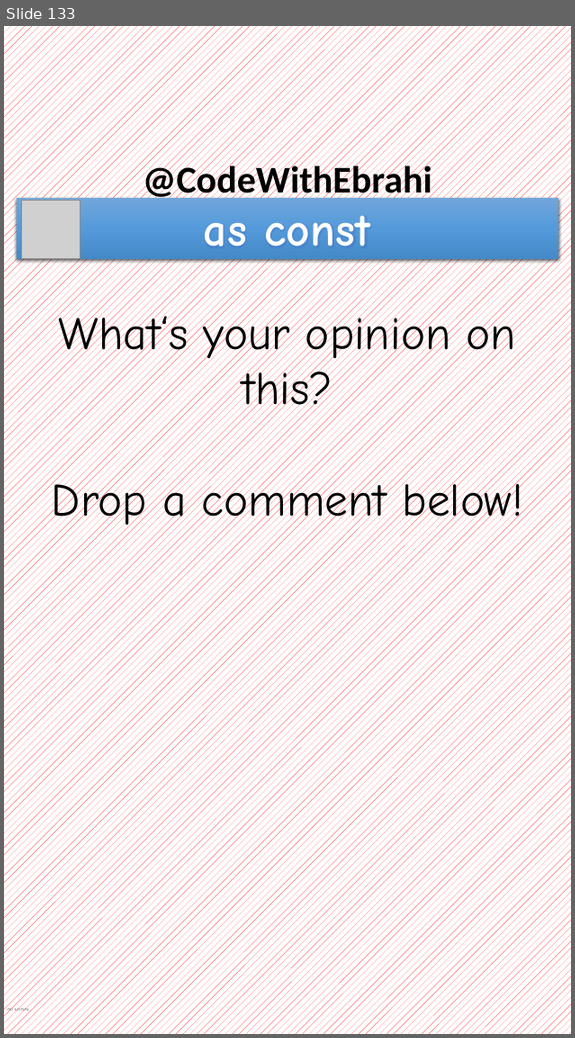
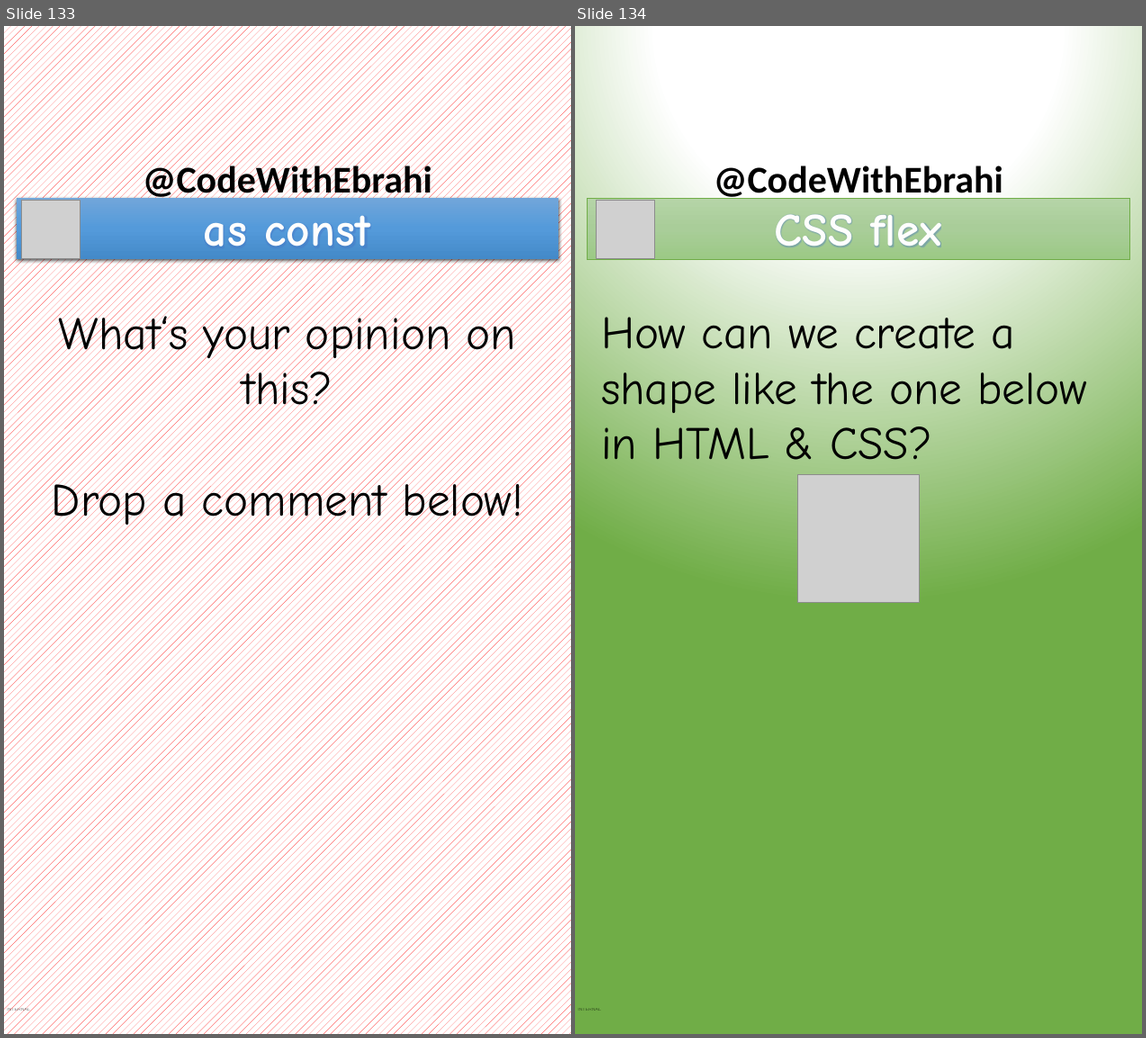
Before and after one commit to ebrahimsalehi1/python_codes, a slide deck: assets/images.pptx. Shown side by side, each under a label of ours: slide 133 before the commit, slides 133 and 134 after it. The pictures are 575x1038 and 1146x1038 pixels, drawn with LibreOffice and Linux fonts; fonts in the diff are those of the drawing; grey boxes stand for pictures; background and template pictures are left out. Boxes give left, top, right and bottom in pixels: in the first picture for what was removed or moved away, otherwise in the second. Text is boxed around its words. In the diff, an @@ line names an element or a change of style, - is before the commit and + after.

```diff
--- a/assets/images.pptx
+++ b/assets/images.pptx
@@ slide 134 added at (575,26,1142,1034), background gradient #FFFFFF to #70AD47; not listed: 2 template elements that a slide beside it also shows @@
@@ rectangle added at (587,198,1129,259), fill gradient #B5D5A7 to #AACE9A to #9CC987, outline #70AD47 0.5 pt, 66 pt, text #FEFEFE, bold @@
+CSS flex
@@ picture added at (597,201,654,259) @@
@@ text added at (601,317,1088,460), 66 pt, text #000000 @@
+How can we create a shape like the one below in HTML & CSS?
@@ picture added at (798,475,919,603) @@
```
Also in this commit, not shown: 8 other slides added, 16 other files.
